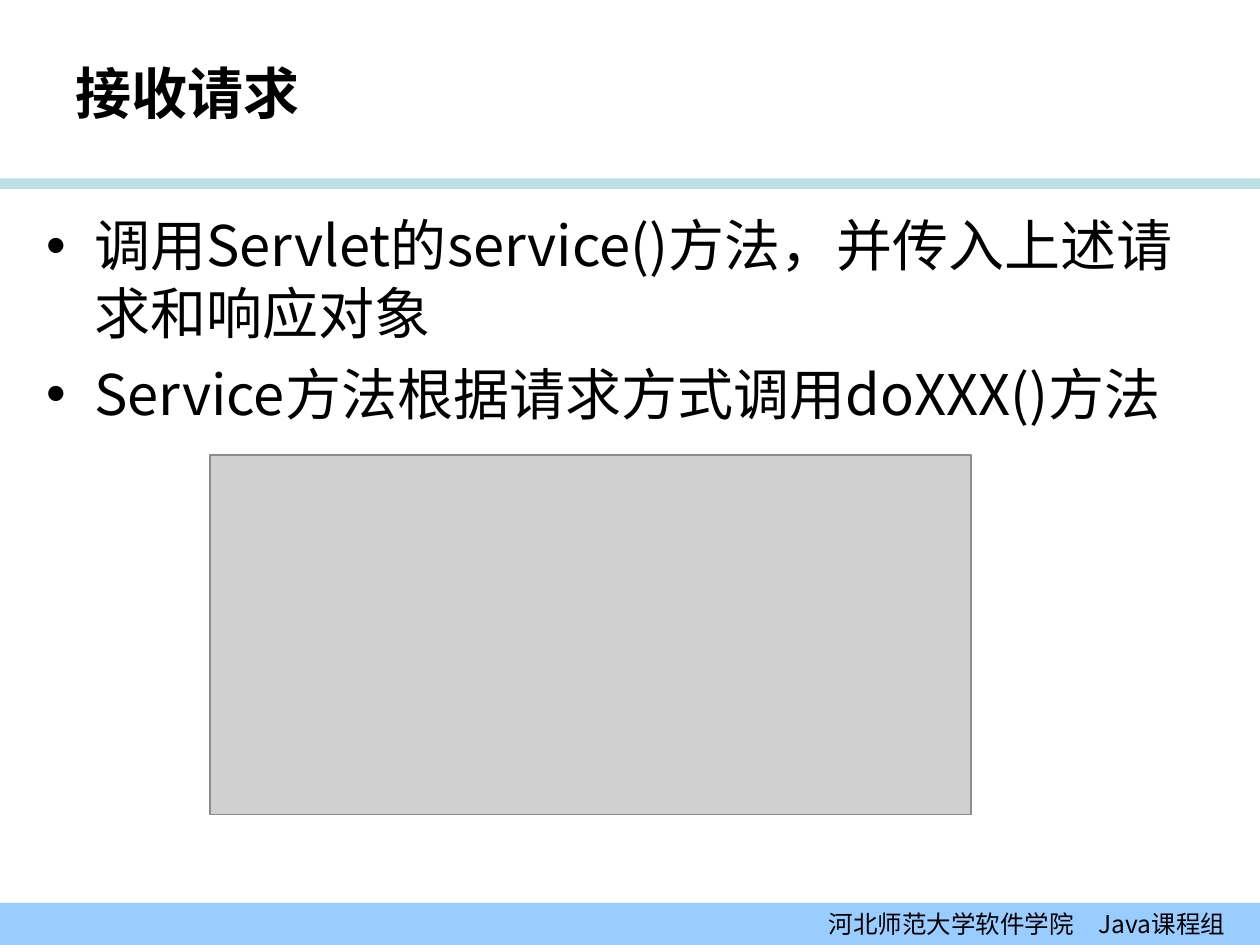
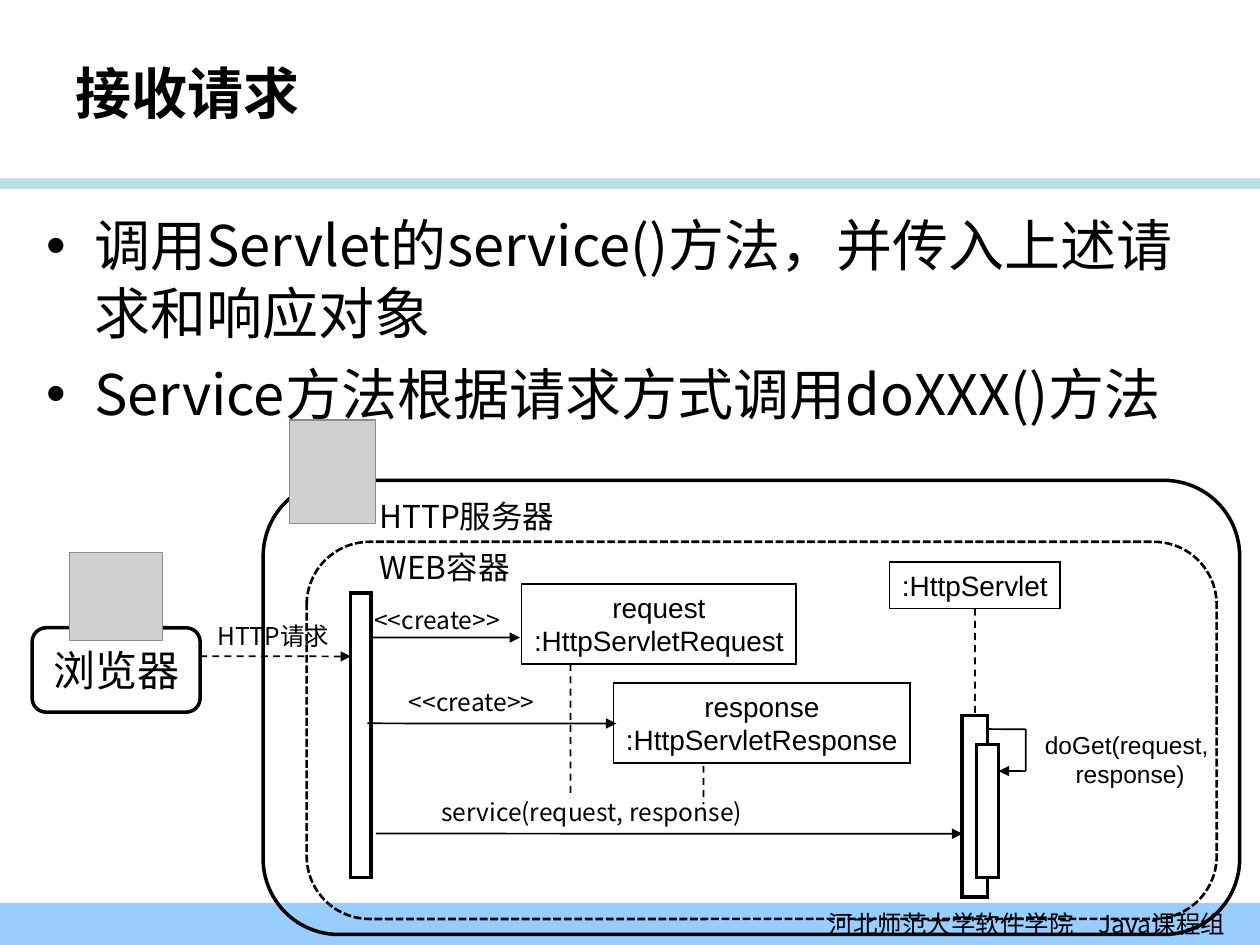
Before and after one commit to edu2act/course-JavaEE, a slide deck: slide 20 of 课程PPT/01-02_Servlet模型（一）.ppt. Drawn at 1260x945 pixels with LibreOffice and Linux fonts; fonts in the diff are those of the drawing; grey boxes stand for pictures; background and template pictures are left out. Boxes give left, top, right and bottom in pixels: in the first picture for what was removed or moved away, otherwise in the second. Text is boxed around its words. In the diff, an @@ line names an element or a change of style, - is before the commit and + after.

```diff
--- a/课程PPT/01-02_Servlet模型（一）.ppt
+++ b/课程PPT/01-02_Servlet模型（一）.ppt
@@ picture: place and size @@
-picture at [210, 455, 971, 814]
+picture at [69, 553, 163, 641]
@@ group added at [263, 420, 1240, 934]: 2 rounded rectangles, 2 texts, 1 picture @@
+HTTP服务器
+WEB容器
@@ rectangle added at [890, 562, 1061, 609], outline #000000 0.99 pt, 16 pt, text #000000 @@
+:HttpServlet
@@ rectangle added at [350, 592, 370, 877], outline #000000 2.01 pt @@
@@ rectangle added at [522, 583, 796, 664], outline #000000 0.99 pt, 16 pt, text #000000 @@
+request
+:HttpServletRequest
@@ rounded rectangle added at [33, 627, 200, 712], outline #000000 2.01 pt @@
@@ text added at [217, 620, 329, 651], 14 pt, text #000000 @@
+HTTP请求
@@ text added at [374, 612, 499, 630], 14 pt, text #000000 @@
+<<create>>
@@ line added from (975, 609) to (975, 716), #000000 0.99 pt dashed @@
@@ text added at [53, 650, 179, 690], 24 pt, text #000000 @@
+浏览器
@@ arrow added from (200, 656) to (352, 656), #000000 0.99 pt dashed @@
@@ arrow added from (370, 638) to (520, 638), #000000 0.99 pt @@
@@ line added from (571, 664) to (571, 798), #000000 0.99 pt dashed @@
@@ rectangle added at [614, 683, 910, 764], outline #000000 0.99 pt, 16 pt, text #000000 @@
+response
+:HttpServletResponse
@@ text added at [409, 694, 534, 712], 14 pt, text #000000 @@
+<<create>>
@@ rectangle added at [963, 716, 988, 897], outline #000000 2.01 pt @@
@@ arrow added from (368, 723) to (616, 723), #000000 0.99 pt @@
@@ rectangle added at [976, 745, 999, 878], fill #FFFFFF, outline #000000 2.01 pt @@
@@ line added from (988, 730) to (1026, 730), #000000 0.99 pt @@
@@ line added from (1026, 730) to (1026, 771), #000000 0.99 pt @@
@@ text added at [1045, 736, 1209, 788], 14 pt, text #000000 @@
+doGet(request,
+response)
@@ line added from (703, 766) to (703, 804), #000000 0.99 pt dashed @@
@@ arrow added from (1026, 771) to (999, 771), #000000 0.99 pt @@
@@ text added at [441, 796, 742, 827], 14 pt, text #000000 @@
+service(request, response)
@@ arrow added from (375, 834) to (963, 834), #000000 0.99 pt @@
```
Also in this commit, not shown: 5 other slides changed, 1 slide added.
